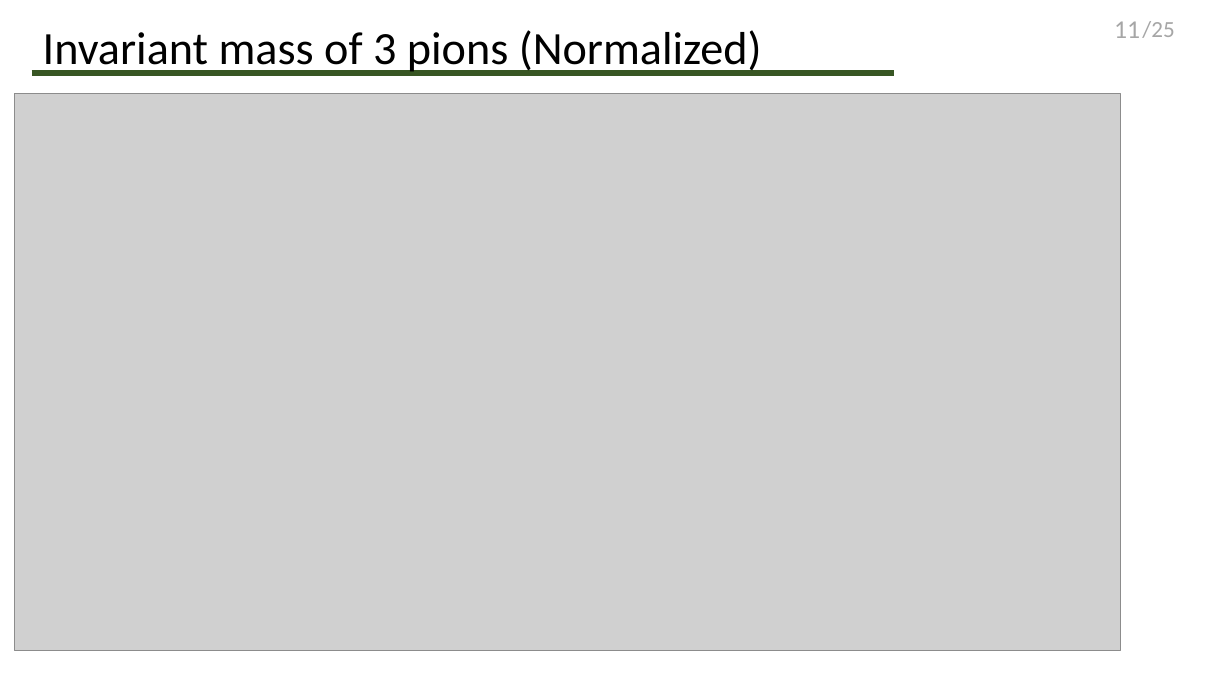
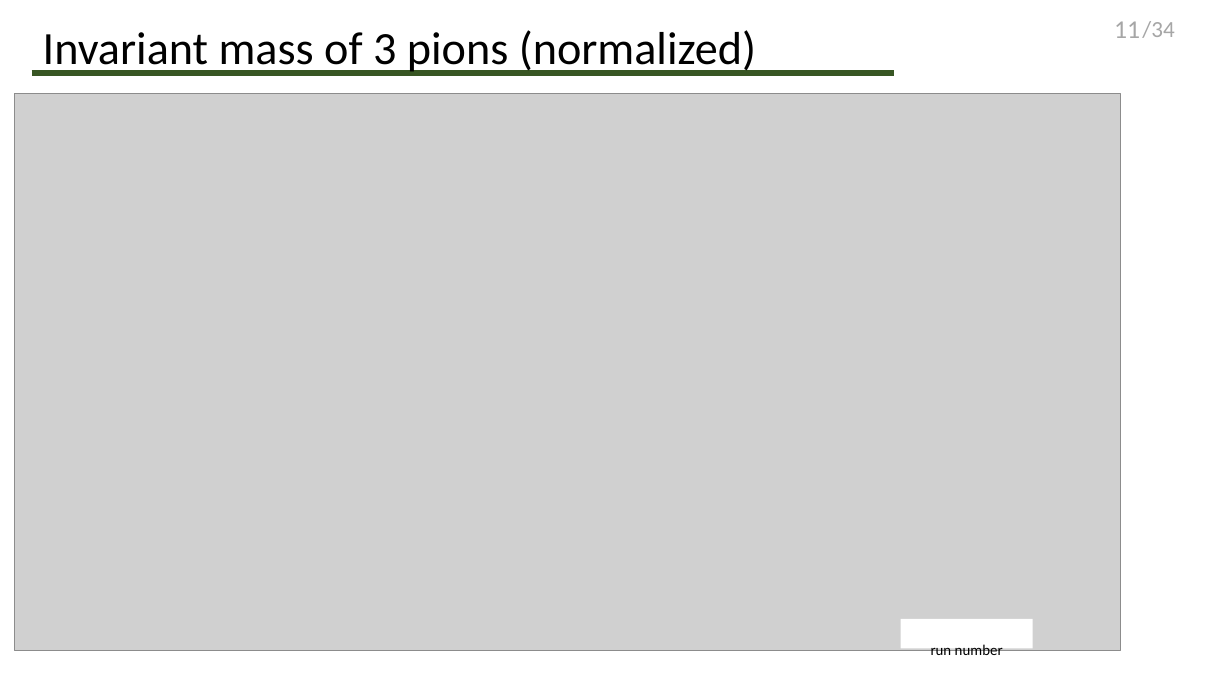
Before and after one commit to Edwin96wang/CompassIntern, a slide deck: slide 11 of presentation/Final pre/talk.pptx. Drawn at 1232x693 pixels with LibreOffice and Linux fonts; fonts in the diff are those of the drawing; grey boxes stand for pictures. Boxes give left, top, right and bottom in pixels: in the first picture for what was removed or moved away, otherwise in the second. Text is boxed around its words. In the diff, an @@ line names an element or a change of style, - is before the commit and + after.

```diff
--- a/presentation/Final pre/talk.pptx
+++ b/presentation/Final pre/talk.pptx
@@ text at [1142, 21, 1174, 38]: text changed @@
-/25
+/34
@@ text at [43, 30, 756, 75]: text changed @@
-Invariant mass of 3 pions (Normalized)
+Invariant mass of 3 pions (normalized)
@@ rectangle added at [901, 619, 1033, 649], fill #FFFFFF, 20 pt, text #000000 @@
+run number
```
Also in this commit, not shown: 32 other slides changed, 5 slides added, 3 other files.
